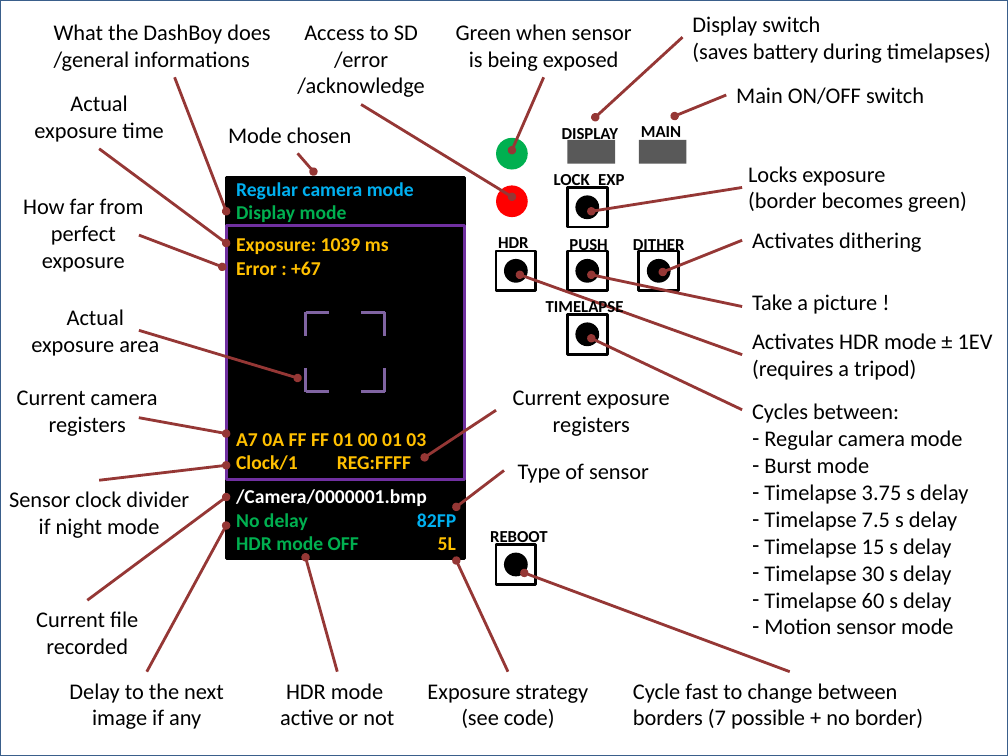
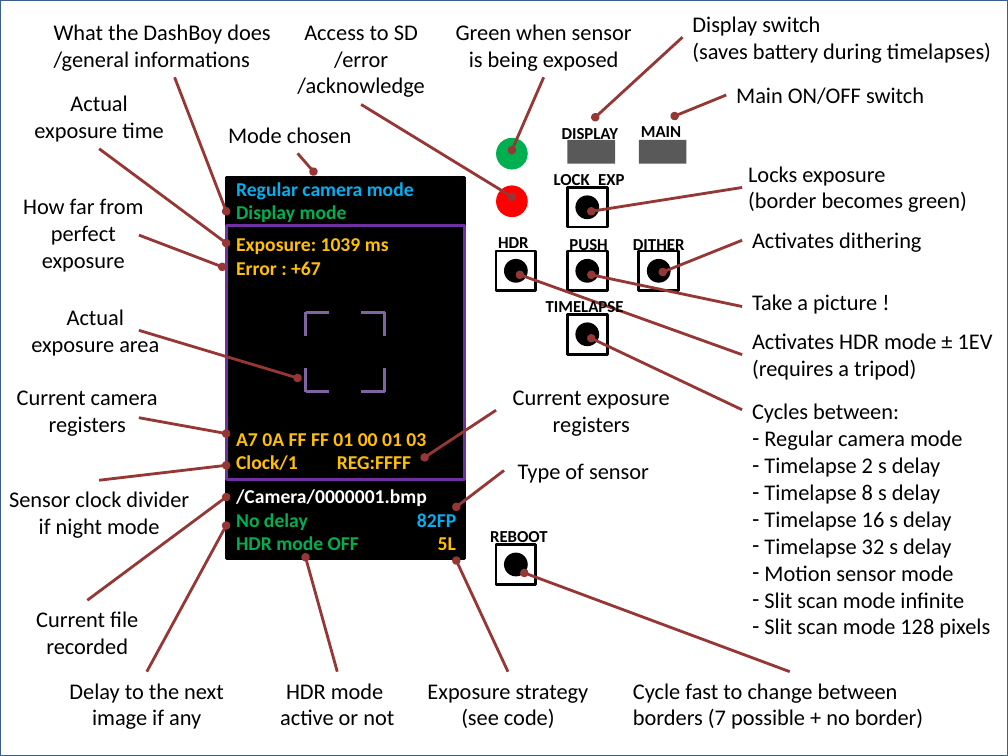
Before and after one commit to Raphael-Boichot/Mitsubishi-M64282FP-dashcam, a slide deck: slide 1 of Docs and research/Image files/User_manual.pptx. Drawn at 1008x756 pixels with LibreOffice and Linux fonts; fonts in the diff are those of the drawing. Boxes give left, top, right and bottom in pixels: in the first picture for what was removed or moved away, otherwise in the second. Text is boxed around its words. In the diff, an @@ line names an element or a change of style, - is before the commit and + after.

```diff
--- a/Docs and research/Image files/User_manual.pptx
+++ b/Docs and research/Image files/User_manual.pptx
@@ text at [764, 457, 951, 558]: text changed @@
-– Burst mode
-– Timelapse 3.75 s delay
-– Timelapse 7.5 s delay
-– Timelapse 15 s delay
-– Timelapse 30 s delay
-– Timelapse 60 s delay
+– Timelapse 2 s delay
+– Timelapse 8 s delay
+– Timelapse 16 s delay
+– Timelapse 32 s delay
@@ text at [764, 592, 990, 638]: paragraphs added @@
+– Slit scan mode infinite
+– Slit scan mode 128 pixels
```
Also in this commit, not shown: 3 other files.
